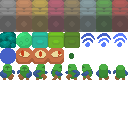
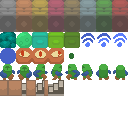
The second (128, 128) image is a revision of the first. Changes to its layers:
added layer "stairs #1" above "stairs" over [0, 80, 48, 96]
added layer "stairs" above "chaser" over [0, 80, 64, 96]
